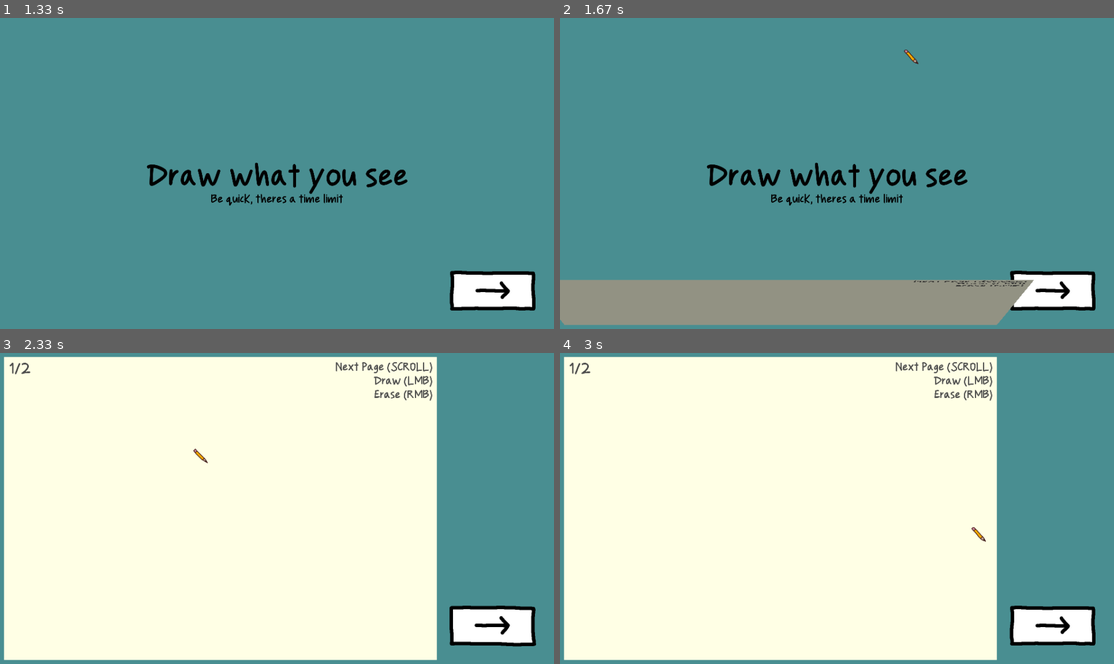
Above: before the commit, frames 1-4 (two rows, left to right).
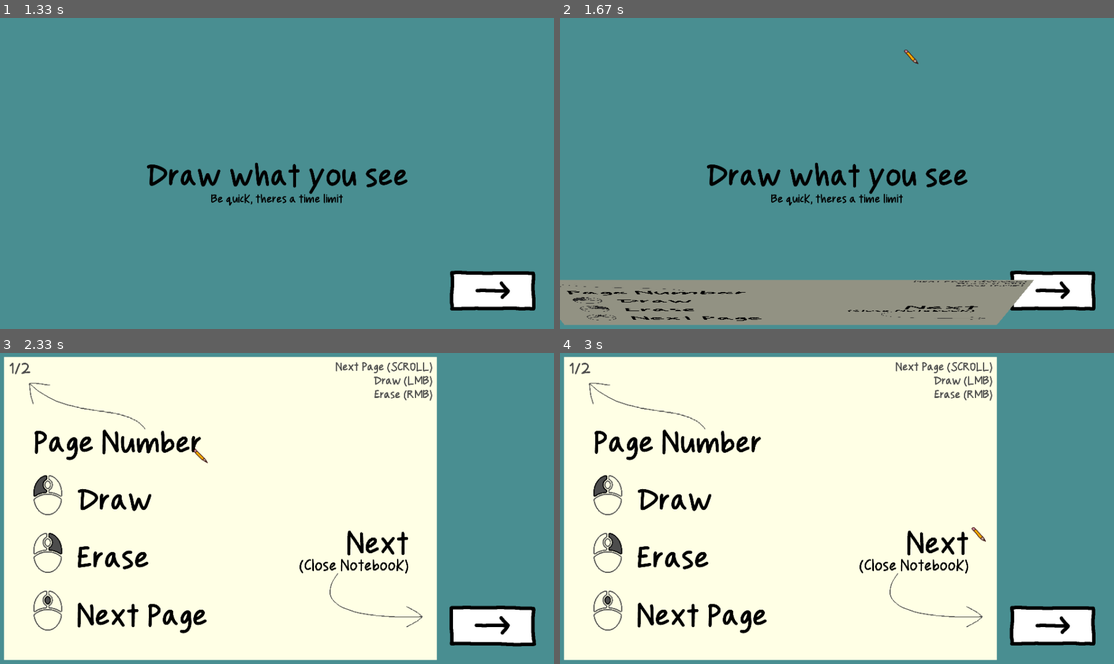
Above: after the commit, the same moments.

Repository: DanteGraet/paperAndPencil-garbageJam8
Game: LÖVE game, started from main.lua
The game is run twice, just before and just after one commit, with the same random seed, the same clock (stepped at 60 frames per second) and the same inputs.
Inputs (mouse positions are in pixels of both pictures, inside the frame that each line leads up to):
- Up to frame 1 (1.33 s): click (493, 288) at 0.38 s; click (360, 64) at 0.72 s
- Up to frame 2 (1.67 s): tap Space at 1.55 s
- Up to frame 3 (2.33 s): move the mouse to (204, 461) at 1.92 s
- Up to frame 4 (3 s): move the mouse to (936, 421) at 2.47 s; move the mouse to (986, 542) at 2.8 s

Frame 1 is identical in both runs. In frame 2, 0.7% of the frame differs, in the area x 0-77%, y 85-98%; in frame 3, 4.2%; in frame 4, 4.2%, in the area x 5-77%, y 9-91%.

Commit message:
Tutorial

Diff:
--- a/code/gamestate/test.lua
+++ b/code/gamestate/test.lua
@@ -26,8 +26,17 @@
         gallery = Gallery(difficultyScale[difficulty].photos, difficultyScale[difficulty].timeMult, difficulty)
     else
         -- run the toutorial
+        local img = love.graphics.newImage("object/background/controls.png")
         notebook = Notebook(2)
+
+        love.graphics.setCanvas(notebook.pages[2].canvas)
+        love.graphics.origin()
+        love.graphics.setColor(1, 1, 1)
+        love.graphics.draw(img, 50, 50)
+        love.graphics.setCanvas()
+
         notebook.isOpen = false
+
 
         gallery = Gallery(1, 100, 0)
     end
--- a/globalObject/gallery.lua
+++ b/globalObject/gallery.lua
@@ -58,21 +58,26 @@
 
     local obj = {}
 
-    local pictureTypes = love.filesystem.getDirectoryItems("pictures")
     obj.pictures = {}
-    for i = 1, size do
-        local n = math.random(1, #pictureTypes)
-        local picture = Photo(65 + 1920*(i-1), 65, pictureTypes[n])
-
+    if difficulty ~= 0 then
+        local pictureTypes = love.filesystem.getDirectoryItems("pictures")
+        for i = 1, size do
+            local n = math.random(1, #pictureTypes)
+            local picture = Photo(65 + 1920*(i-1), 65, pictureTypes[n])
+
+            table.insert(obj.pictures, picture)
+
+            table.remove(pictureTypes, n)
+
+            -- reset picture types if required
+            if #pictureTypes == 0 then
+                pictureTypes = love.filesystem.getDirectoryItems("pictures")
+            end
+            -- remove the picture type later TODO
+        end
+    else
+        local picture = Photo(65 , 65, "tutorial")
         table.insert(obj.pictures, picture)
-
-        table.remove(pictureTypes, n)
-
-        -- reset picture types if required
-        if #pictureTypes == 0 then
-            pictureTypes = love.filesystem.getDirectoryItems("pictures")
-        end
-        -- remove the picture type later TODO
     end
 
     obj.currentPhoto = 0
@@ -383,6 +388,8 @@
                     fontManager.set("handwriting", 64)
                     love.graphics.printf("Notebook", photo.x + 1450, y + 32, 390, "center")
                     love.graphics.printf("(SPACE)",  photo.x + 1450, y + 96, 390, "center")
+
+                    love.graphics.setColor(1, 1, 1)
                 end
 
             end
--- a/globalObject/photo.lua
+++ b/globalObject/photo.lua
@@ -61,7 +61,12 @@
 function Photo:new(x, y, level)
     local obj = {}
 
-    obj.level = love.filesystem.load("pictures/" .. level)()
+    if level == "tutorial" then
+        obj.level = love.filesystem.load("tutorial.lua")()
+    else
+        obj.level = love.filesystem.load("pictures/" .. level)()
+    end
+
     obj.objects = {}
     obj.changes = {}
 
--- a/manager/gamestateManager.lua
+++ b/manager/gamestateManager.lua
@@ -1,8 +1,8 @@
 local gamestateFolder = "code/gamestate/"
 local initialGamestate = (love.filesystem.getInfo("settings.jt") and "titleScreen") or "test"
 
-print("Inital State:", initialGamestate, love.filesystem.getInfo("settings.jt"))
-initialGamestate = "test"
+-- print("Inital State:", initialGamestate, love.filesystem.getInfo("settings.jt"))
+-- initialGamestate = "test"
 local eventPriority = 0
 
 gamestateManager = {}
--- /dev/null
+++ b/object/background/background.lua
@@ -0,0 +1,27 @@
+local Background = {}
+Background.__index = Background
+
+setmetatable(Background, {__index = ObjectBase})
+
+
+function Background:new(var, colour)
+    local image = love.graphics.newImage("object/background/" .. var .. ".png")
+
+    -- im hoping this just stores a
+    local images = {
+        image,
+        image
+    }
+
+    local obj = ObjectBase:new(700, 950/2, images, colour)
+
+    obj.type = "Background"
+
+    setmetatable(obj, {
+        __index = Background,
+    })
+
+    return obj
+end
+
+return Background
--- /dev/null
+++ b/tutorial.lua
@@ -0,0 +1,45 @@
+local level = {}
+
+-- viewing time in secconds
+level.time = 25
+local swapChance = 0
+
+function level.loadObjects()
+    objectManager.flush()
+
+    objectManager.load("object/chess/chessPiece.lua", "chessPiece")
+    objectManager.load("object/fruit/fruit.lua", "fruit")
+
+    objectManager.load("object/background/background.lua", "bg")
+end
+
+
+function level.generateObjects()
+    local o = {}
+
+    -- this one is hard-coded
+    table.insert(o, objectManager.get("bg"):new("tutorial1"))
+
+    table.insert(o, objectManager.get("chessPiece"):new( 400, 950/4*2.75, "Kb", 300))
+    table.insert(o, objectManager.get("chessPiece"):new( 700, 950/4*2.75, "Rw", 300))
+    table.insert(o, objectManager.get("fruit"     ):new(1000, 950/4*2.75,  "apple", 300))
+
+    return o
+end
+
+function level.permutate(objects)
+    local changes = {}
+
+    objects[1] = objectManager.get("bg"):new("tutorial2")
+
+    objects[3] = objectManager.get("chessPiece"):new( 700, 950/4*2.75, "Rb", 300)
+    objects[4] = objectManager.get("fruit"     ):new(1000, 950/4*2.75,  "mango", 300)
+
+
+    objects[3].hasMutated = true
+    objects[4].hasMutated = true
+
+    return changes
+end
+
+return level
Binary file added: assets/aes/tut.aseprite
Binary file added: object/background/controls.png
Binary file added: object/background/tutorial1.png
Binary file added: object/background/tutorial2.png
